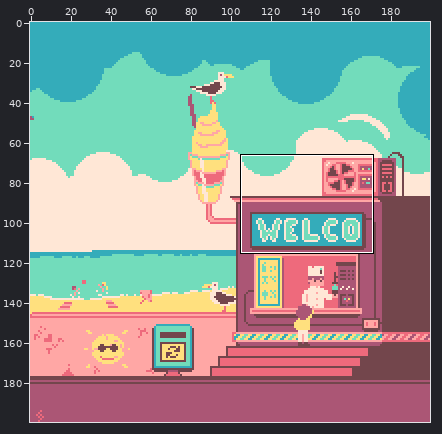
One commit to this pixel-art file: Buildings/IceCreamShop.aseprite. The first picture is a wide view before the edit; the outline marks the close-up.
Close-up. Before:
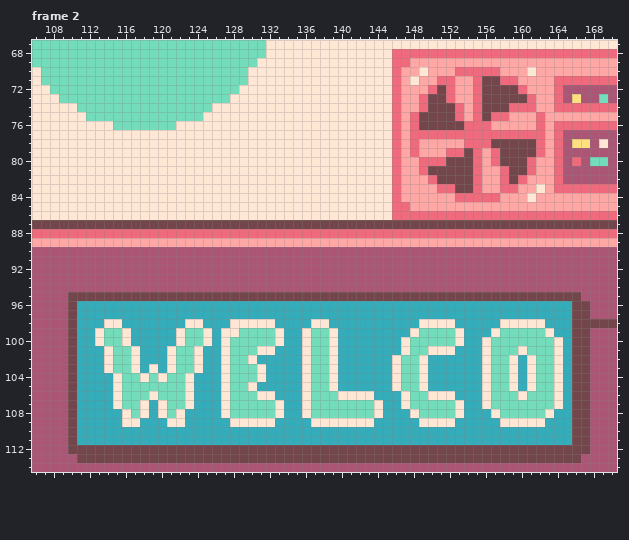
200x200 pixels, 26 frames. Shown: frame 2: x 106..170, y 67..114. The commit also changed other frames or places, which this record leaves out.
Now the later version:
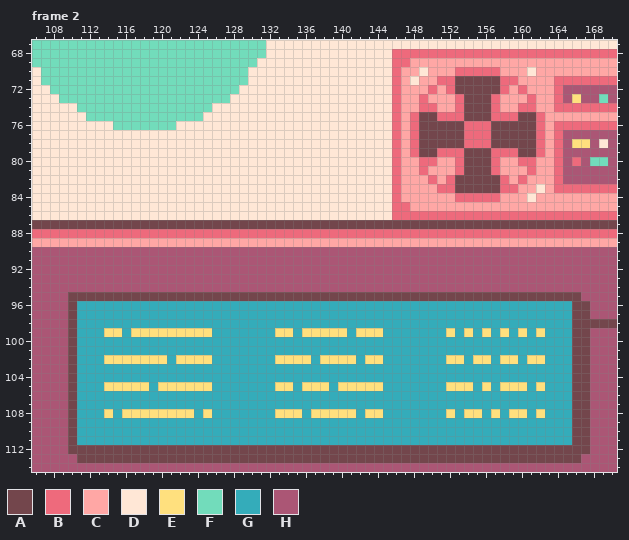
Palette (. is transparent): A #73464c  B #ee6a7c  C #ffa7a5  D #ffe7d6  E #ffe07e  F #72dcbb  G #34acba  H #ab5675
Edits made:
layer "IceCream_Fan" added
--- frame 2, layers "IceCream_Fan", "IceCream_AC", "IceCream_Sign_Character"
@@ x 147..163 @@
  70 CCDCCCBBBBBCCCDCC
- 71 CDCCBBCCBAABBCCCC
- 72 CCCBABCCBAAAABCCC
- 73 CCBAABCCBAAAAABCC
- 74 CCBAAABCBAAABBBCC
- 75 CBAAAABCBABBCCCBC
- 76 CBAAAAABBBCCCCCBC
- 77 CBBBBBBBBBBBBBBBC
- 78 CBCCCCCBBBAAAAABC
- 79 CBCCCBBABCBAAAABC
- 80 CCBBBAAABCBAAABCC
- 81 CCBAAAAABCCBAABCC
- 82 CCCBAAAABCCBABCCC
- 83 CCCCBBAABCCBBCCDC
+ 71 CDCCBBAAAAABBCCCC
+ 72 CCCBCBAAAAABCBCCC
+ 73 CCBCCCBAAABCCCBCC
+ 74 CCBBCCBAAABCCBBCC
+ 75 CBAABBBAAABBBAABC
+ 76 CBAAAAABBBAAAAABC
+ 77 CBAAAAABBBAAAAABC
+ 78 CBAAAAABBBAAAAABC
+ 79 CBAABBBAAABBBAABC
+ 80 CCBBCCBAAABCCBBCC
+ 81 CCBCCCBAAABCCCBCC
+ 82 CCCBCBAAAAABCBCCC
+ 83 CCCCBBAAAAABBCCDC
  84 CCCCCCBBBBBCCCDCC
@@ x 106..170 @@
  97 HHHHAGGGGGGGGGGGGGGGGGGGGGGGGGGGGGGGGGGGGGGGGGGGGGGGGGGGGGGGAAHHH
- 98 HHHHAGGGDDGGGGGGGDDGGGDDDDDGGGGDDGGGGGGGGGGDDDDGGGGGDDDDDGGGAAAAA
- 99 HHHHAGGDFFDGGGGGDFFDGDDFFFFDGGDFFDGGGGGGGGDFFFFDGGGDFFFFFDGGAAHHH
-100 HHHHAGGDFFDGGGGGDFFDGDFFFFFDGGDFFDGGGGGGGDFFFFFDGGDFFFFFFFDGAAHHH
-101 HHHHAGGGDFFDGGGDFFDGGDFFFDDGGGDFFDGGGGGGGDFFDDDGGGDFFFDFFFDGAAHHH
-102 HHHHAGGGDFFDGGGDFFDGGDFFDGGGGGDFFDGGGGGGDFFDGGGGGGDFFDGDFFDGAAHHH
-103 HHHHAGGGDFFDGDGDFFDGGDFFFDGGGGDFFDGGGGGGDFFDGGGGGGDFFDGDFFDGAAHHH
-104 HHHHAGGGGDFFDFDFFDGGGDFFFDGGGGDFFDGGGGGGDFFDGGGGGGDFFDGDFFDGAAHHH
-105 HHHHAGGGGDFFFFFFFDGGGDFFDGGGGGDFFDGGGGGGDFFDGGGGGGDFFDGDFFDGAAHHH
-106 HHHHAGGGGDFFFDFFFDGGGDFFFDDGGGDFFFDDDDGGGDFFDDDGGGDFFFDFFFDGAAHHH
-107 HHHHAGGGGDFFDGDFFDGGGDFFFFFDGGDFFFFFFFDGGDFFFFFDGGDFFFFFFFDGAAHHH
-108 HHHHAGGGGGDFDGDFDGGGGDFFFFFDGGDFFFFFFFDGGGDFFFFDGGGDFFFFFDGGAAHHH
-109 HHHHAGGGGGDDGGGDDGGGGGDDDDDGGGGDDDDDDDGGGGGDDDDGGGGGDDDDDGGGAAHHH
+ 98 HHHHAGGGGGGGGGGGGGGGGGGGGGGGGGGGGGGGGGGGGGGGGGGGGGGGGGGGGGGGAAAAA
+ 99 HHHHAGGGEEGEEEEEEEEEGGGGGGGEEGEEEEEGEEEGGGGGGGEGEGEGEGEGEGGGAAHHH
+100 HHHHAGGGGGGGGGGGGGGGGGGGGGGGGGGGGGGGGGGGGGGGGGGGGGGGGGGGGGGGAAHHH
+101 HHHHAGGGGGGGGGGGGGGGGGGGGGGGGGGGGGGGGGGGGGGGGGGGGGGGGGGGGGGGAAHHH
+102 HHHHAGGGEEEEEEEGEEEEGGGGGGGEEEEGEEEEGEEGGGGGGGEEGEEGEEGEEGGGAAHHH
+103 HHHHAGGGGGGGGGGGGGGGGGGGGGGGGGGGGGGGGGGGGGGGGGGGGGGGGGGGGGGGAAHHH
+104 HHHHAGGGGGGGGGGGGGGGGGGGGGGGGGGGGGGGGGGGGGGGGGGGGGGGGGGGGGGGAAHHH
+105 HHHHAGGGEEEEEGEEEEEEGGGGGGGEEGEEEGEEEEEGGGGGGGEEEGEGEEEGEGGGAAHHH
+106 HHHHAGGGGGGGGGGGGGGGGGGGGGGGGGGGGGGGGGGGGGGGGGGGGGGGGGGGGGGGAAHHH
+107 HHHHAGGGGGGGGGGGGGGGGGGGGGGGGGGGGGGGGGGGGGGGGGGGGGGGGGGGGGGGAAHHH
+108 HHHHAGGGEGEEEEEEEEGEGGGGGGGEEEGEEEEEGEEGGGGGGGEGEEGEGEEGEGGGAAHHH
+109 HHHHAGGGGGGGGGGGGGGGGGGGGGGGGGGGGGGGGGGGGGGGGGGGGGGGGGGGGGGGAAHHH
 110 HHHHAGGGGGGGGGGGGGGGGGGGGGGGGGGGGGGGGGGGGGGGGGGGGGGGGGGGGGGGAAHHH
Where, in picture pixels (left, top, right, bottom), the same in both close-ups:
changed: (419, 76, 536, 193)
changed: (95, 319, 563, 427)
